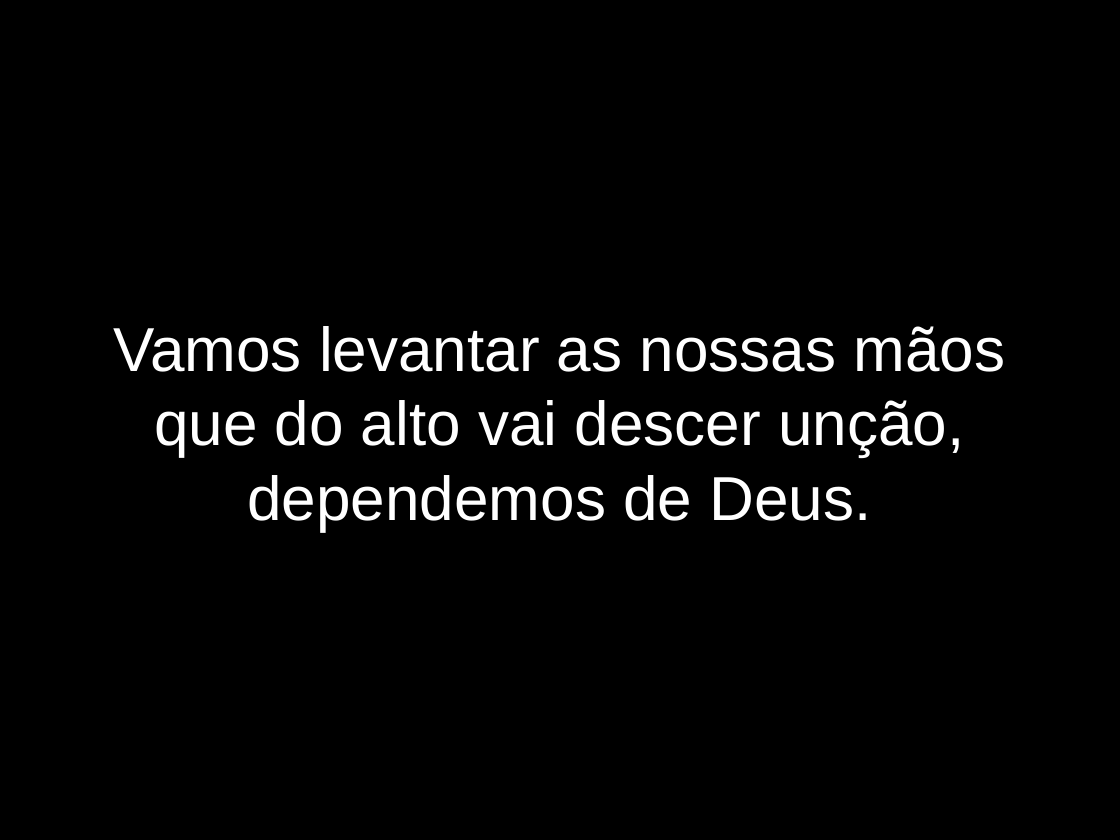
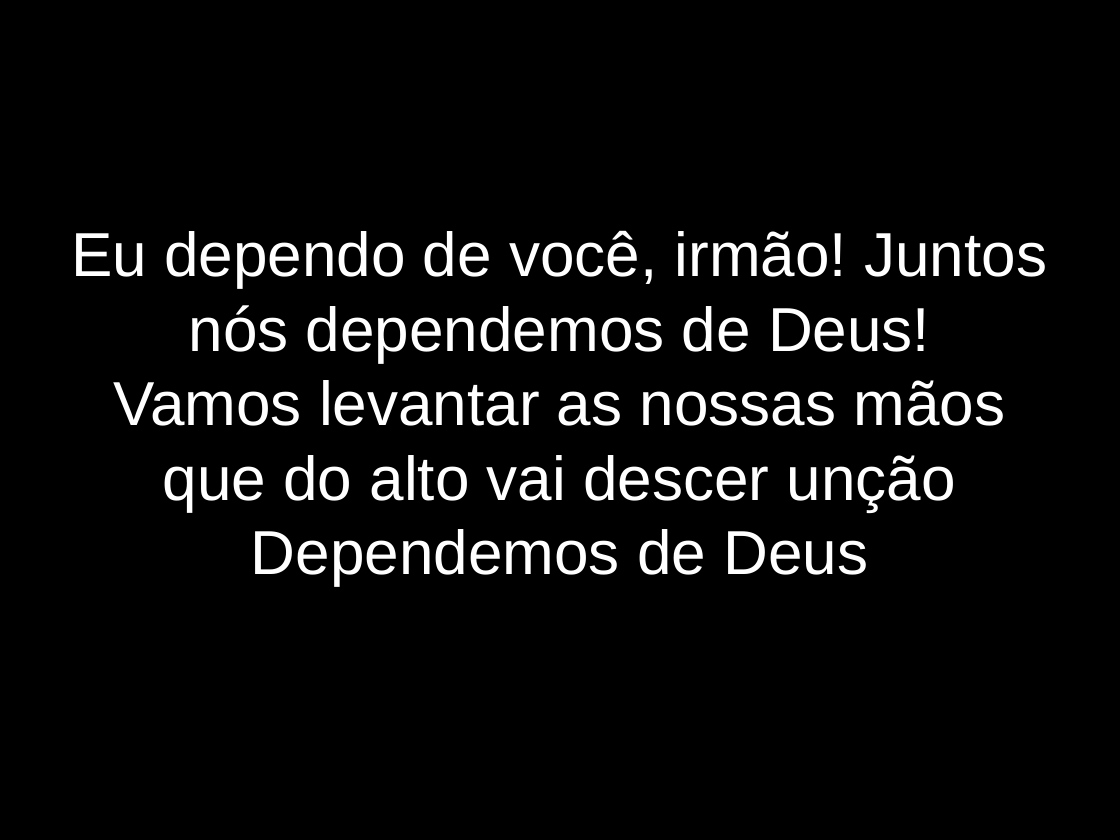
Before and after one commit to lazaroness/ChurchFiles, a slide deck: slide 3 of Elshaday/LetrasApresentacao/DependemosDeDeus.odp (slide 4 before the commit). Drawn at 1120x840 pixels with LibreOffice and Linux fonts; fonts in the diff are those of the drawing. Boxes give left, top, right and bottom in pixels: in the first picture for what was removed or moved away, otherwise in the second. Text is boxed around its words. In the diff, an @@ line names an element or a change of style, - is before the commit and + after.

```diff
--- a/Elshaday/LetrasApresentacao/DependemosDeDeus.odp
+++ b/Elshaday/LetrasApresentacao/DependemosDeDeus.odp
@@ subtitle at [71,230,1047,585]: text changed @@
-Vamos levantar as nossas mãos que do alto vai descer unção, dependemos de Deus.
+Eu dependo de você, irmão! Juntos nós dependemos de Deus!
+Vamos levantar as nossas mãos que do alto vai descer unção
+Dependemos de Deus
```
Also in this commit, not shown: 9 other slides changed, 2 slides removed, 15 other files.
